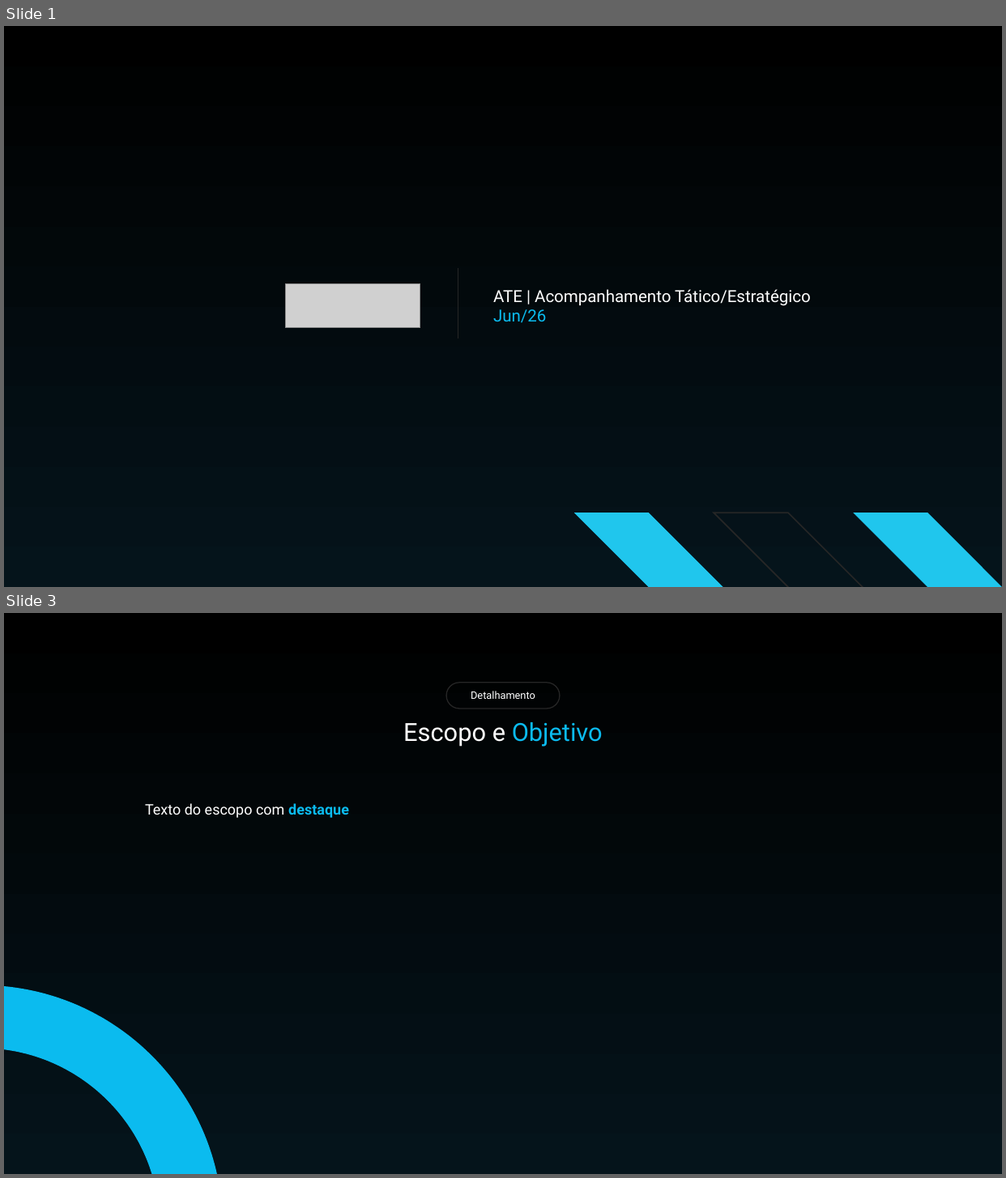
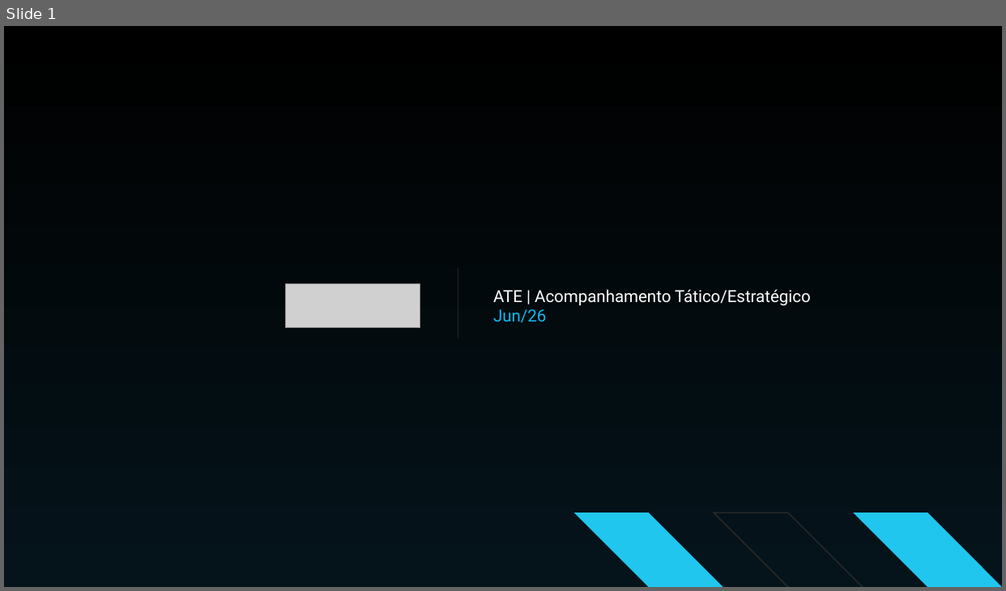
Before and after one commit to lluisaps/geracao-pptx, a slide deck: template.pptx. Shown one above the other, each under a label of ours: slides 1 and 3 before the commit, slide 1 after it; the slides between them are not shown. The pictures are 1006x1178 and 1006x591 pixels, drawn with LibreOffice and Linux fonts; fonts in the diff are those of the drawing; grey boxes stand for pictures. Boxes give left, top, right and bottom in pixels: in the first picture for what was removed or moved away, otherwise in the second. Text is boxed around its words. In the diff, an @@ line names an element or a change of style, - is before the commit and + after.

```diff
--- a/template.pptx
+++ b/template.pptx
@@ slide 3 removed at bbox=[4, 613, 1002, 1174], background gradient #000000 to #05141B @@
@@ rounded rectangle removed at bbox=[446, 683, 560, 709] @@
-Detalhamento
@@ text removed at bbox=[403, 722, 603, 747] @@
-Escopo e Objetivo
@@ text removed at bbox=[145, 803, 349, 818] @@
-Texto do escopo com destaque
@@ freeform shape removed at bbox=[4, 893, 309, 1174] @@
```
Also in this commit, not shown: 3 slides changed, 1 slide added, 2 other slides removed, 7 other files.
